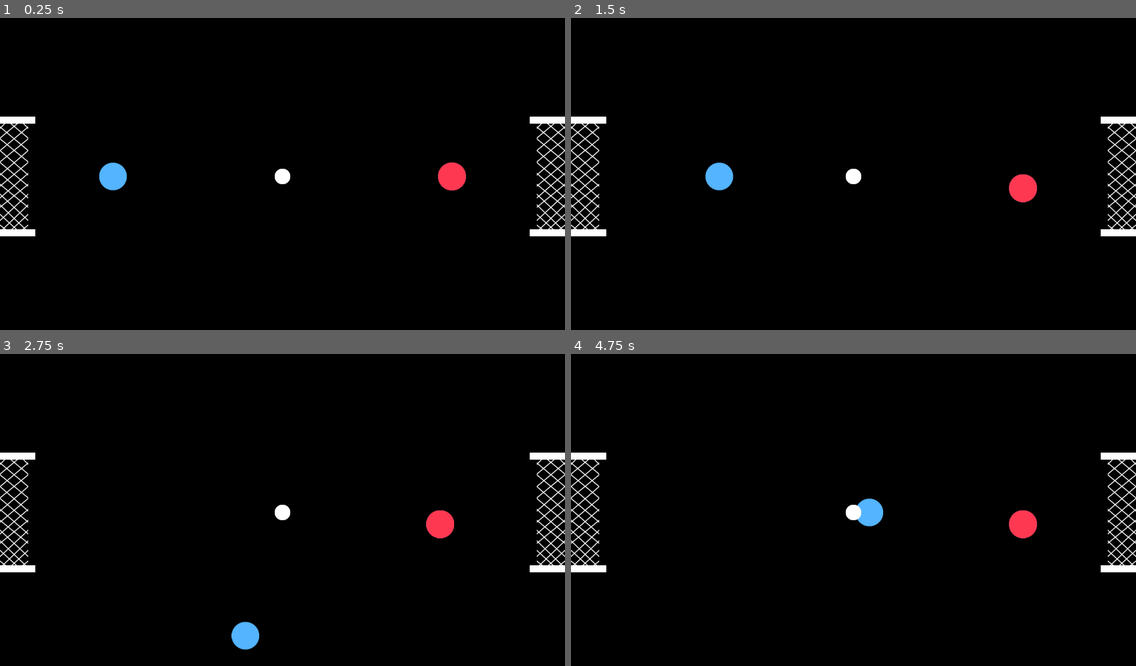
Above: before the commit, frames 1-4 (two rows, left to right).
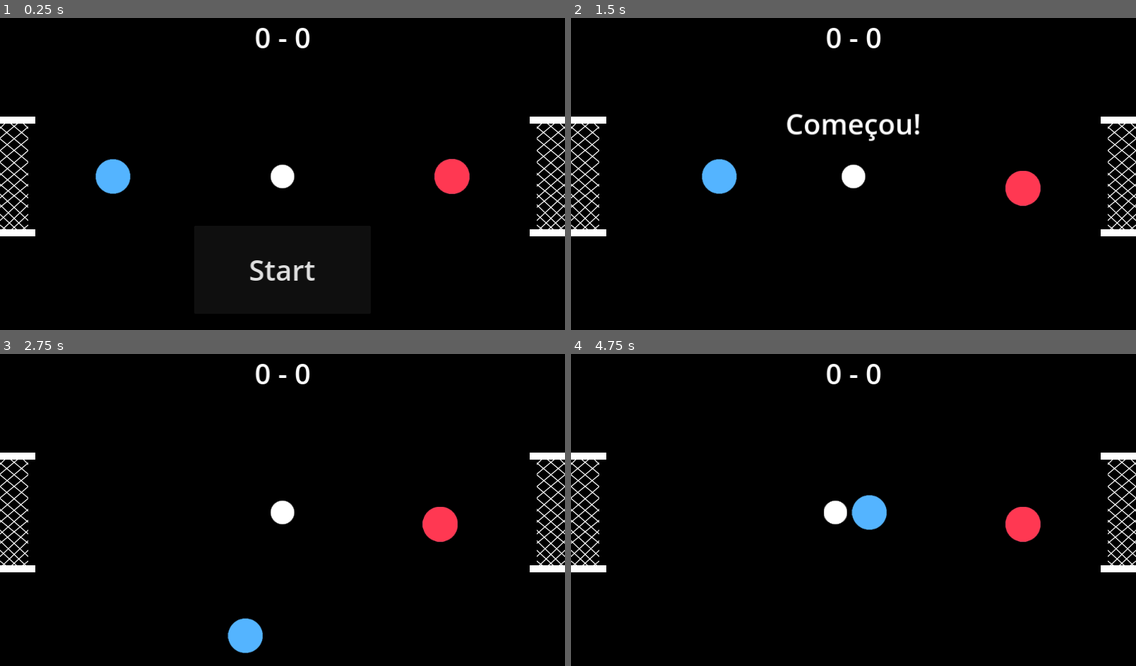
Above: after the commit, the same moments.

Repository: arthurmmmonte/Futebol
Game: Godot game, scene res://main.tscn
Two runs of this game, one before a commit and one after it. Both use one fixed random seed, a clock stepped at 60 frames per second and the inputs below.
Inputs (mouse positions are in pixels of both pictures, inside the frame that each line leads up to):
- Up to frame 1 (0.25 s): no input
- Up to frame 2 (1.5 s): click (853, 270) at 0.5 s, where only the run after the commit has a clickable "Start"; tap Enter at 1.25 s; hold D (p1_right) from 1.28 s (still down); tap Down (p2_down) at 1.35 s
- Up to frame 3 (2.75 s): release D (p1_right) at 2.03 s; hold S (p1_down) from 2.03 s (still down); tap Left (p2_left) at 2.1 s
- Up to frame 4 (4.75 s): release S (p1_down) at 2.78 s; hold D (p1_right) 2.78-3.53 s; tap Right (p2_right) at 2.85 s; hold W (p1_up) 3.53-4.28 s; tap Up (p2_up) at 3.6 s; hold A (p1_left) from 4.28 s (still down); tap Down (p2_down) at 4.35 s

The runs differ from the first frame. In frame 1, 1.2% of the frame differs, in the area x 16-84%, y 3-85%; in frame 2, 1.5%, in the area x 23-84%, y 3-61%; in frame 3, 0.8%; in frame 4, 1.0%.

Commit message:
added HUD

Diff:
--- /dev/null
+++ b/HUD.gd
@@ -0,0 +1,32 @@
+extends CanvasLayer
+
+# Notifies 'Main' node that the button has been pressed
+signal start_game
+
+func show_message(text):
+	$Message.text = text
+	$Message.show()
+	$MessageTimer.start()
+
+func show_goal(team_id):
+	$Message.text = "Gol do time %d" % [team_id]
+
+func update_score(score1, score2):
+	$ScoreLabel.text = "%d - %d" % [score1, score2]
+
+func show_game_over(team_id):
+	show_message("Fim de Jogo\nTime %d ganhou!" % [team_id])
+	await $MessageTimer.timeout
+
+	$Message.text = ""
+	$Message.hide()
+
+	await get_tree().create_timer(1.0).timeout
+	$StartButton.show()
+
+func _on_start_button_pressed():
+	$StartButton.hide()
+	start_game.emit()
+
+func _on_message_timer_timeout():
+	$Message.hide()
--- a/ball.tscn
+++ b/ball.tscn
@@ -3,8 +3,8 @@
 [ext_resource type="Texture2D" uid="uid://gs87b26oatrw" path="res://textures/bola.png" id="1_6avnn"]
 [ext_resource type="Script" path="res://ball.gd" id="1_eoxx6"]
 
-[sub_resource type="CircleShape2D" id="CircleShape2D_forw4"]
-radius = 20.2237
+[sub_resource type="CircleShape2D" id="CircleShape2D_fdgk7"]
+radius = 29.0172
 
 [node name="Ball" type="RigidBody2D"]
 gravity_scale = 0.0
@@ -12,8 +12,8 @@
 metadata/_edit_group_ = true
 
 [node name="Sprite2D" type="Sprite2D" parent="."]
+scale = Vector2(1.5, 1.5)
 texture = ExtResource("1_6avnn")
 
 [node name="CollisionShape2D" type="CollisionShape2D" parent="."]
-visibility_layer = 0
-shape = SubResource("CircleShape2D_forw4")
+shape = SubResource("CircleShape2D_fdgk7")
--- /dev/null
+++ b/hud.tscn
@@ -0,0 +1,56 @@
+[gd_scene load_steps=2 format=3 uid="uid://dlo04cea5ijx0"]
+
+[ext_resource type="Script" path="res://HUD.gd" id="1_gs556"]
+
+[node name="HUD" type="CanvasLayer"]
+script = ExtResource("1_gs556")
+
+[node name="ScoreLabel" type="Label" parent="."]
+anchors_preset = 5
+anchor_left = 0.5
+anchor_right = 0.5
+offset_left = -20.0
+offset_right = 20.0
+offset_bottom = 88.0
+grow_horizontal = 2
+theme_override_font_sizes/font_size = 64
+text = "0 - 0"
+
+[node name="StartButton" type="Button" parent="."]
+anchors_preset = 7
+anchor_left = 0.5
+anchor_top = 1.0
+anchor_right = 0.5
+anchor_bottom = 1.0
+offset_left = -200.0
+offset_top = -248.0
+offset_right = 200.0
+offset_bottom = -48.0
+grow_horizontal = 2
+grow_vertical = 0
+theme_override_font_sizes/font_size = 64
+text = "Start"
+
+[node name="Message" type="Label" parent="."]
+anchors_preset = 8
+anchor_left = 0.5
+anchor_top = 0.5
+anchor_right = 0.5
+anchor_bottom = 0.5
+offset_left = -450.0
+offset_top = -180.0
+offset_right = 450.0
+offset_bottom = -60.0
+grow_horizontal = 2
+grow_vertical = 2
+theme_override_font_sizes/font_size = 64
+horizontal_alignment = 1
+vertical_alignment = 1
+autowrap_mode = 2
+
+[node name="MessageTimer" type="Timer" parent="."]
+wait_time = 2.0
+one_shot = true
+
+[connection signal="pressed" from="StartButton" to="." method="_on_start_button_pressed"]
+[connection signal="timeout" from="MessageTimer" to="." method="_on_message_timer_timeout"]
--- a/main.gd
+++ b/main.gd
@@ -6,21 +6,24 @@
 
 # Called when the node enters the scene tree for the first time.
 func _ready():
-	new_game()
-
+	pass
 
 # Called every frame. 'delta' is the elapsed time since the previous frame.
 func _process(delta):
-	pass
+	if(score1 == 5):
+		game_over(1)
 
-func _on_rede_goal_scored():
+	elif(score2 == 5):
+		game_over(2)
+
+func rede1_goal_scored():
 	score2 += 1
-	#Animacao fez gol
+	$HUD.show_goal(2)
 	new_round()
 
-func _on_rede_2_goal_scored():
+func rede2_goal_scored():
 	score1 += 1
-	#Animacao fez gol
+	$HUD.show_goal(1)
 	new_round()
 
 func new_round():
@@ -34,6 +37,8 @@
 func new_game():
 	score1 = 0
 	score2 = 0
+	$HUD.update_score(score1, score2)
+	$HUD.show_message("Começou!")
 	$Player1.start($Marker1.position)
 	$Player2.start($Marker2.position)
 	$Ball.start($MarkerBall.position)
@@ -42,11 +47,20 @@
 	$StartTimer.start()
 
 func _on_timer_timeout():
-	game_over()
-
+	#$HUD.update_score(score1, score2)
+	#game_over()
+	pass
 
 func _on_start_timer_timeout():
 	$Timer.start()
 
-func game_over():
-	$Timer.stop()
+func game_over(team_id):
+	$HUD.show_game_over(team_id)
+
+func _on_rede_1_body_entered(body):
+	if(body == $Ball/CollisionShape2D):
+		rede1_goal_scored()
+
+func _on_rede_2_body_entered(body):
+	if(body == $Ball/CollisionShape2D):
+		rede2_goal_scored()
--- a/main.tscn
+++ b/main.tscn
@@ -9,6 +9,7 @@
 [ext_resource type="Texture2D" uid="uid://bgi01me8p8xnc" path="res://textures/trave.png" id="7_opx5t"]
 [ext_resource type="Texture2D" uid="uid://dcjt2vix3vbqw" path="res://textures/altura.png" id="8_ab3xc"]
 [ext_resource type="Texture2D" uid="uid://evprq8d3afye" path="res://textures/largura.png" id="9_1n8u8"]
+[ext_resource type="PackedScene" uid="uid://dlo04cea5ijx0" path="res://hud.tscn" id="10_0beb0"]
 
 [sub_resource type="PhysicsMaterial" id="PhysicsMaterial_m68on"]
 friction = 0.95
@@ -563,14 +564,18 @@
 [node name="Ball" parent="." instance=ExtResource("3_f5h7j")]
 position = Vector2(640, 360)
 collision_layer = 4
-collision_mask = 3
+collision_mask = 7
 physics_material_override = SubResource("PhysicsMaterial_m68on")
 
 [node name="Rede1" parent="." instance=ExtResource("4_c3s7k")]
 position = Vector2(32, 360)
+collision_layer = 4
+collision_mask = 7
 
 [node name="Rede2" parent="." instance=ExtResource("6_k4au3")]
 position = Vector2(1248, 360)
+collision_layer = 4
+collision_mask = 7
 
 [node name="StartTimer" type="Timer" parent="."]
 wait_time = 2.0
@@ -598,7 +603,10 @@
 format = 2
 layer_0/tile_data = PackedInt32Array(917504, 6, 0, 917505, 65542, 0, 917506, 131078, 0, 917507, 196614, 0, 1966080, 6,  …(4902 unchanged characters)…
 
-[connection signal="goal_scored" from="Rede1" to="." method="_on_rede_goal_scored"]
-[connection signal="goal_scored" from="Rede2" to="." method="_on_rede_2_goal_scored"]
+[node name="HUD" parent="." instance=ExtResource("10_0beb0")]
+
+[connection signal="body_entered" from="Rede1" to="." method="_on_rede_1_body_entered"]
+[connection signal="body_entered" from="Rede2" to="." method="_on_rede_2_body_entered"]
 [connection signal="timeout" from="StartTimer" to="." method="_on_start_timer_timeout"]
 [connection signal="timeout" from="Timer" to="." method="_on_timer_timeout"]
+[connection signal="start_game" from="HUD" to="." method="new_game"]
--- a/player_1.tscn
+++ b/player_1.tscn
@@ -11,7 +11,9 @@
 metadata/_edit_group_ = true
 
 [node name="Sprite2D" type="Sprite2D" parent="."]
+scale = Vector2(1.25, 1.25)
 texture = ExtResource("2_0lqbl")
 
 [node name="CollisionShape2D" type="CollisionShape2D" parent="."]
+scale = Vector2(1.25, 1.25)
 shape = SubResource("CircleShape2D_kmy5y")
--- a/player_2.tscn
+++ b/player_2.tscn
@@ -11,7 +11,9 @@
 metadata/_edit_group_ = true
 
 [node name="Sprite2D" type="Sprite2D" parent="."]
+scale = Vector2(1.25, 1.25)
 texture = ExtResource("2_88547")
 
 [node name="CollisionShape2D" type="CollisionShape2D" parent="."]
+scale = Vector2(1.25, 1.25)
 shape = SubResource("CircleShape2D_kmy5y")
--- a/rede_1.gd
+++ b/rede_1.gd
@@ -1,21 +1,12 @@
 extends Area2D
-
-signal hit
-signal goal_scored()
-
 
 # Called when the node enters the scene tree for the first time.
 func _ready():
 	pass # Replace with function body.
 
-
 # Called every frame. 'delta' is the elapsed time since the previous frame.
 func _process(delta):
 	pass
-
-func _on_body_entered(body):
-	if(body.name == "Ball"):
-		emit_signal("goal_scored")
 
 func start(pos):
 	position = pos
--- a/rede_2.gd
+++ b/rede_2.gd
@@ -1,21 +1,12 @@
 extends Area2D
-
-signal hit
-signal goal_scored()
-
 
 # Called when the node enters the scene tree for the first time.
 func _ready():
 	pass # Replace with function body.
 
-
 # Called every frame. 'delta' is the elapsed time since the previous frame.
 func _process(delta):
 	pass
-
-func _on_body_entered(body):
-	if(body.name == "Ball"):
-		emit_signal("goal_scored")
 
 func start(pos):
 	position = pos
Not shown: 1 places in main.tscn that only renumber resources
